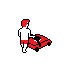
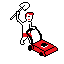
Layers edited between the first and the second (64, 64) image:
added group "Man_Front_Item" with 2 layers above "Man_Front_To_Fast" over (10, 2, 58, 57)
added layer "Layer 11" in group "Man_Front_Item" over (10, 2, 58, 57)
added layer "Layer 1 copy 6" (1st of 2, in "Man_Front_Item") in group "Man_Front_Item" over (20, 12, 58, 57)
moved "Layer 4 copy 3" into group "Man_Back_To_Fast", painted on it over (18, 19, 53, 53)
hid group "Man_Back" (4 layers) over (18, 19, 53, 53)
painted on "Layer 4 copy 2" over (18, 19, 53, 53)
painted on "Layer 4 copy" over (20, 43, 30, 53)
painted on "Layer 4" over (21, 19, 31, 29)
